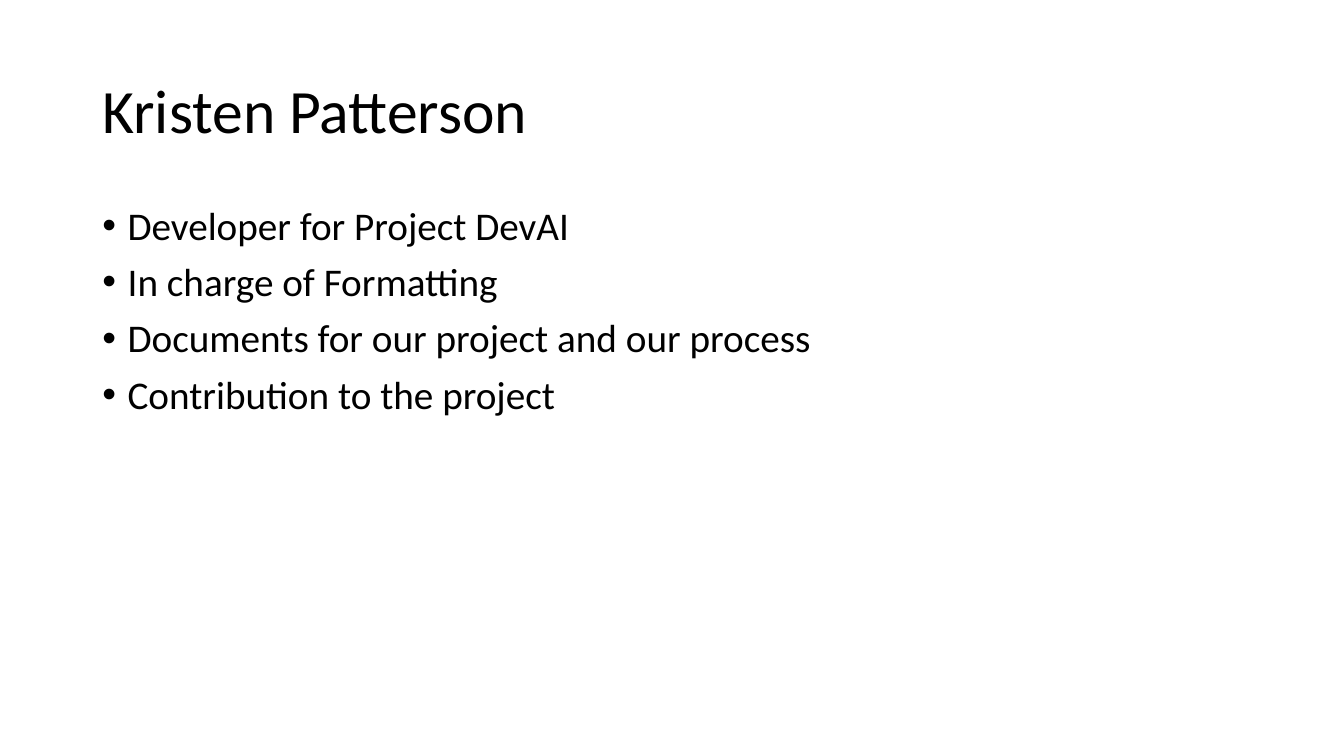
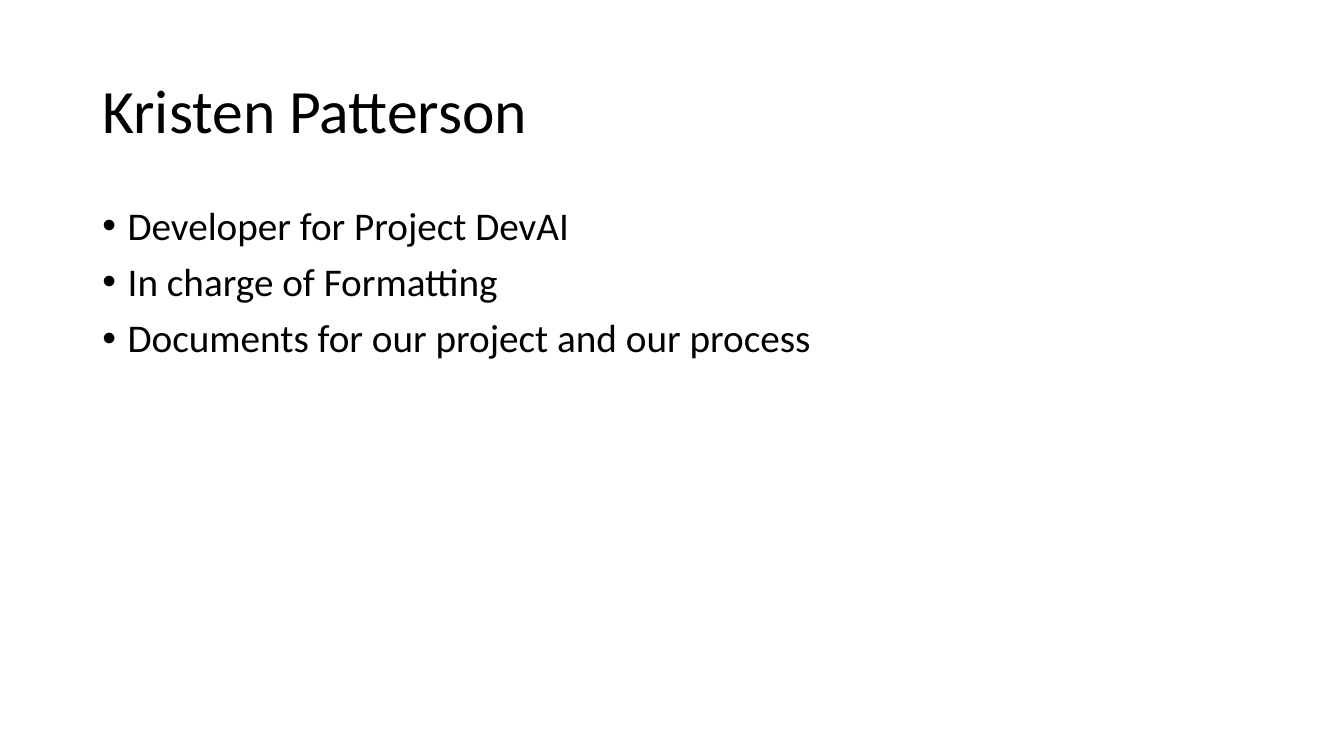
Before and after one commit to jacobbroderick/Starcraft-ai, a slide deck: slide 1 of Presentation_Slides/Fall2016ProgressSlidesKristen.pptx. Drawn at 1344x756 pixels with LibreOffice and Linux fonts; fonts in the diff are those of the drawing. Boxes give left, top, right and bottom in pixels: in the first picture for what was removed or moved away, otherwise in the second. Text is boxed around its words. In the diff, an @@ line names an element or a change of style, - is before the commit and + after.

Commit message:
Final version of slides

```diff
--- a/Presentation_Slides/Fall2016ProgressSlidesKristen.pptx
+++ b/Presentation_Slides/Fall2016ProgressSlidesKristen.pptx
@@ text at [128, 381, 555, 416]: paragraph removed @@
-• Contribution to the project
```
Also in this commit, not shown: 1 slide removed, 1 other file.
